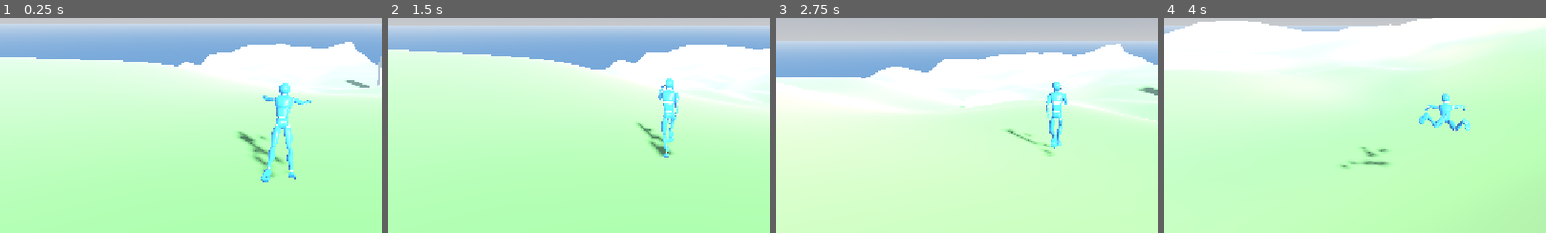
Above: before the commit, frames 1-4 (left to right).
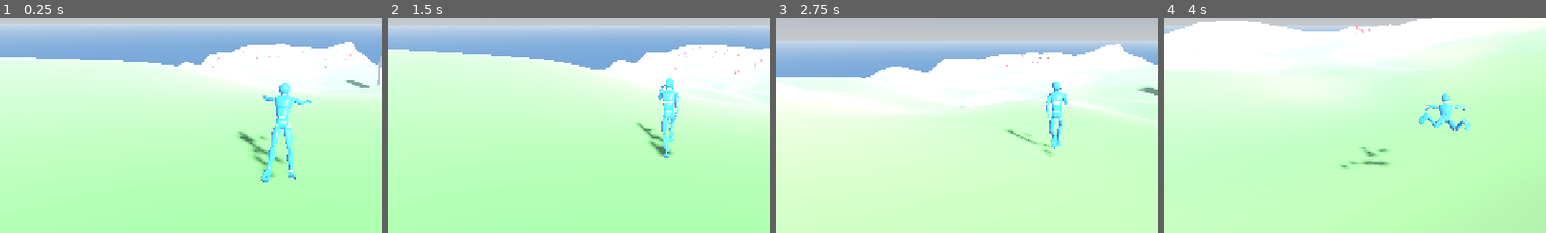
Above: after the commit, the same moments.

Repository: Gabriel42/Philosopher-s-Paradise
Game: Godot game, scene res://scenes/main/main.tscn
Same seed, same stepped clock (60 frames per second), same inputs: the game is played once before the commit and once after it.
Inputs (mouse positions are % of the whole screen's width and height, from its top left):
- Up to frame 1 (0.25 s): no input
- Up to frame 2 (1.5 s): move the mouse to (55, 50) at 0.52 s; hold W (move_forward) from 0.53 s (still down); tap Space (jump) at 0.6, 0.77, 1.07 s; move the mouse to (45, 50) at 1.27 s; tap Shift (fast_fall) at 1.35 s
- Up to frame 3 (2.75 s): keep holding W (move_forward); tap Space (jump) at 1.52, 1.55, 1.82, 2.1 s; move the mouse to (52, 48) at 2.02 s
- Up to frame 4 (4 s): keep holding W (move_forward); move the mouse to (49, 52) at 2.77 s; tap Shift (fast_fall) at 2.85 s; tap Space (jump) at 3.02, 3.05, 3.32, 3.6, 3.77 s; move the mouse to (57, 51) at 3.52 s
The pictures show only the part of the screen within x 13-63%, y 32-82%; the shares and areas given below are measured in that part.

The runs differ from the first frame. In frame 1, less than 0.1% of the frame differs, in the area x 55-92%, y 11-24%; in frame 2, less than 0.1%, in the area x 75-98%, y 13-27%; in frame 3, less than 0.1%; in frame 4, less than 0.1%.

Commit message:
Add enemies that intercept the runner, and an F3 debug panel
Small red capsules appear ahead, run downhill at a share of the runner's
speed and move sideways to cut it off. Built for many at once: a fixed
pool of plain arrays, one MultiMesh for drawing, ground height from
TerrainHeight instead of physics. Every number is in resources/enemy.tres.
F3 toggles a debug panel with the enemy touch counter, enemy count and FPS.

Co-Authored-By: Claude Opus 5.5 <noreply@anthropic.com>

Diff:
--- a/project.godot
+++ b/project.godot
@@ -58,6 +58,11 @@
 "events": [Object(InputEventKey,"resource_local_to_scene":false,"resource_name":"","device":-1,"window_id":0,"alt_press …(195 unchanged characters)…
 ]
 }
+toggle_debug={
+"deadzone": 0.2,
+"events": [Object(InputEventKey,"resource_local_to_scene":false,"resource_name":"","device":-1,"window_id":0,"alt_pressed":false,"shift_pressed":false,"ctrl_pressed":false,"meta_pressed":false,"pressed":false,"keycode":0,"physical_keycode":4194334,"key_label":0,"unicode":0,"location":0,"echo":false,"script":null)
+]
+}
 
 [physics]
 
--- /dev/null
+++ b/resources/enemy.tres
@@ -0,0 +1,6 @@
+[gd_resource type="Resource" script_class="EnemySettings" load_steps=2 format=3]
+
+[ext_resource type="Script" path="res://scripts/core/enemy_settings.gd" id="1_enemy"]
+
+[resource]
+script = ExtResource("1_enemy")
--- /dev/null
+++ b/scenes/debug/debug_menu.gd
@@ -0,0 +1,34 @@
+class_name DebugMenu
+extends CanvasLayer
+## Debug panel, shown and hidden with F3 (action "toggle_debug"): how many
+## times the runner touched an enemy, how many enemies are out, frame rate.
+
+@export var swarm: EnemySwarm
+
+var touches := 0
+
+@onready var _panel: Control = $Panel
+@onready var _label: Label = $Panel/Label
+
+
+func _ready() -> void:
+	_panel.visible = false
+	if swarm != null:
+		swarm.runner_touched.connect(_on_runner_touched)
+
+
+func _unhandled_input(event: InputEvent) -> void:
+	if event.is_action_pressed("toggle_debug"):
+		_panel.visible = not _panel.visible
+
+
+func _process(_delta: float) -> void:
+	if not _panel.visible:
+		return
+	var enemies := swarm.positions.size() if swarm != null else 0
+	_label.text = "Enemy touches: %d\nEnemies: %d\nFPS: %d" % [
+			touches, enemies, roundi(Engine.get_frames_per_second())]
+
+
+func _on_runner_touched(total: int) -> void:
+	touches = total
--- /dev/null
+++ b/scenes/debug/debug_menu.tscn
@@ -0,0 +1,29 @@
+[gd_scene load_steps=3 format=3]
+
+[ext_resource type="Script" path="res://scenes/debug/debug_menu.gd" id="1_debug"]
+
+[sub_resource type="LabelSettings" id="Label_debug"]
+font_size = 20
+outline_size = 5
+outline_color = Color(0, 0, 0, 0.7)
+
+[node name="DebugMenu" type="CanvasLayer"]
+layer = 10
+script = ExtResource("1_debug")
+
+[node name="Panel" type="PanelContainer" parent="."]
+anchors_preset = 1
+anchor_left = 1.0
+anchor_right = 1.0
+offset_left = -260.0
+offset_top = 16.0
+offset_right = -16.0
+offset_bottom = 110.0
+grow_horizontal = 0
+mouse_filter = 2
+
+[node name="Label" type="Label" parent="Panel"]
+layout_mode = 2
+mouse_filter = 2
+text = "Enemy touches: 0"
+label_settings = SubResource("Label_debug")
--- /dev/null
+++ b/scenes/enemy/enemy_swarm.gd
@@ -0,0 +1,184 @@
+class_name EnemySwarm
+extends Node3D
+## All the enemies of the level, kept cheap so there can be many at once:
+## no node or physics body per enemy, only arrays of numbers, one
+## [MultiMeshInstance3D] that draws every capsule in one go, and a fixed pool
+## (an enemy left behind is sent ahead again, nothing is created or freed
+## during a run).
+## Enemies appear ahead of the runner, run downhill (-Z) at
+## [member EnemySettings.speed_ratio] of its speed, and move sideways toward
+## where the runner will be when they meet. They follow the ground with
+## [method TerrainHeight.height_at] (no collisions: they pass through rocks).
+## Lives under the [EndlessLevel]: positions are in the level's shifted space.
+
+## Sent when the runner starts touching an enemy. [param total]: touches so far.
+signal runner_touched(total: int)
+
+## Floats per enemy in the MultiMesh buffer (a 3×4 transform).
+const _STRIDE := 12
+
+@export var settings: EnemySettings
+## The level (terrain height, width, origin shifts). Defaults to the parent.
+@export var level: EndlessLevel
+## What the enemies go after (a [Runner]; any Node3D works).
+@export var runner: Node3D
+
+## Feet of each enemy, in the level's space.
+var positions := PackedVector3Array()
+## Speed down the strip (m/s) of each enemy.
+var speeds := PackedFloat32Array()
+## Sideways speed (m/s along X) of each enemy.
+var side_speeds := PackedFloat32Array()
+## 1 while an enemy touches the runner (a touch counts once).
+var touching := PackedByteArray()
+## How many times the runner touched an enemy.
+var touches := 0
+
+var _rng := RandomNumberGenerator.new()
+var _multimesh := MultiMesh.new()
+var _buffer := PackedFloat32Array()
+var _last_runner_pos := Vector3.ZERO
+var _has_last_runner_pos := false
+
+
+func _ready() -> void:
+	if settings == null:
+		settings = EnemySettings.new()
+	if level == null:
+		level = get_parent() as EndlessLevel
+	_rng.seed = settings.spawn_seed
+	var material := StandardMaterial3D.new()
+	material.albedo_color = settings.color
+	var mesh := CapsuleMesh.new()
+	mesh.radius = settings.radius
+	mesh.height = settings.height
+	mesh.radial_segments = 12
+	mesh.rings = 4
+	mesh.material = material
+	_multimesh.transform_format = MultiMesh.TRANSFORM_3D
+	_multimesh.mesh = mesh
+	var view := MultiMeshInstance3D.new()
+	view.name = "View"
+	view.multimesh = _multimesh
+	add_child(view)
+	if level != null:
+		level.origin_shifted.connect(_on_origin_shifted)
+
+
+func _physics_process(delta: float) -> void:
+	if runner == null or level == null or level.terrain == null:
+		return
+	var pos := runner.global_position
+	var vel := Vector3.ZERO
+	if runner is CharacterBody3D:
+		vel = (runner as CharacterBody3D).velocity
+	elif _has_last_runner_pos:
+		vel = (pos - _last_runner_pos) / delta
+	_last_runner_pos = pos
+	_has_last_runner_pos = true
+	step(delta, pos, vel)
+
+
+## Moves every enemy by [param delta] seconds toward a runner at
+## [param runner_pos] (feet, level space) going at [param runner_vel], checks
+## touches, sends back the ones left behind, and updates the drawing.
+func step(delta: float, runner_pos: Vector3, runner_vel: Vector3) -> void:
+	var s := settings
+	_fit_count(runner_pos, runner_vel)
+	var target := Vector2(runner_vel.x, runner_vel.z).length() * s.speed_ratio
+	var runner_forward := maxf(-runner_vel.z, 0.0)
+	var half := level.settings.width * 0.5 - s.edge_margin
+	var origin := level.origin
+	var terrain := level.terrain
+	var low := Vector3.INF
+	var high := -Vector3.INF
+	for i in positions.size():
+		var p := positions[i]
+		var speed := move_toward(speeds[i], target, s.acceleration * delta)
+		speeds[i] = speed
+		p.z -= speed * delta
+		# Where will the runner be (sideways) when it reaches this enemy?
+		var gap := runner_pos.z - p.z
+		var closing := runner_forward - speed
+		var t := s.max_predict_time
+		if closing > 0.1:
+			t = clampf(gap / closing, 0.0, t)
+		var aim := clampf(runner_pos.x + runner_vel.x * t, -half, half)
+		var want := clampf((aim - p.x) * 3.0, -s.side_speed, s.side_speed)
+		var side := move_toward(side_speeds[i], want, s.side_acceleration * delta)
+		side_speeds[i] = side
+		p.x = clampf(p.x + side * delta, -half, half)
+		p.y = terrain.height_at(p.x + origin.x, p.z + origin.z) - origin.y
+		positions[i] = p
+		_check_touch(i, p, runner_pos)
+		if p.z > runner_pos.z + s.recycle_distance:
+			_spawn(i, runner_pos, target)
+		var b := i * _STRIDE
+		p = positions[i]
+		_buffer[b + 3] = p.x
+		_buffer[b + 7] = p.y + s.height * 0.5
+		_buffer[b + 11] = p.z
+		low = low.min(p)
+		high = high.max(p)
+	if positions.is_empty():
+		return
+	_multimesh.buffer = _buffer
+	var grow := Vector3(s.radius, s.height, s.radius)
+	_multimesh.custom_aabb = AABB(low - grow, high - low + grow * 2.0)
+
+
+func _check_touch(i: int, p: Vector3, runner_pos: Vector3) -> void:
+	var s := settings
+	var apart := Vector2(p.x - runner_pos.x, p.z - runner_pos.z).length()
+	var overlap := apart < s.radius + s.runner_radius \
+			and p.y < runner_pos.y + s.runner_height \
+			and p.y + s.height > runner_pos.y
+	if overlap and touching[i] == 0:
+		touches += 1
+		runner_touched.emit(touches)
+	touching[i] = 1 if overlap else 0
+
+
+## Puts enemy [param i] ahead of the runner, running at [param speed].
+func _spawn(i: int, runner_pos: Vector3, speed: float) -> void:
+	var s := settings
+	var half := level.settings.width * 0.5 - s.edge_margin
+	var p := Vector3(_rng.randf_range(-half, half), 0.0, 0.0)
+	p.z = runner_pos.z - s.spawn_distance - _rng.randf_range(0.0, s.spawn_spread)
+	var origin := level.origin
+	p.y = level.terrain.height_at(p.x + origin.x, p.z + origin.z) - origin.y
+	positions[i] = p
+	speeds[i] = speed
+	side_speeds[i] = 0.0
+	touching[i] = 0
+
+
+## Grows or shrinks the pool to [member EnemySettings.count] (also when it is
+## changed while playing).
+func _fit_count(runner_pos: Vector3, runner_vel: Vector3) -> void:
+	var count := maxi(settings.count, 0)
+	var old := positions.size()
+	if count == old:
+		return
+	positions.resize(count)
+	speeds.resize(count)
+	side_speeds.resize(count)
+	touching.resize(count)
+	var speed := Vector2(runner_vel.x, runner_vel.z).length() * settings.speed_ratio
+	for i in range(old, count):
+		_spawn(i, runner_pos, speed)
+	_buffer.resize(count * _STRIDE)
+	for i in count:
+		var b := i * _STRIDE
+		for k in [0, 1, 2, 4, 5, 6, 8, 9, 10]:
+			_buffer[b + k] = 0.0
+		_buffer[b] = 1.0
+		_buffer[b + 5] = 1.0
+		_buffer[b + 10] = 1.0
+	_multimesh.instance_count = count
+
+
+func _on_origin_shifted(delta: Vector3) -> void:
+	for i in positions.size():
+		positions[i] -= delta
+	_last_runner_pos -= delta
--- a/scenes/main/main.tscn
+++ b/scenes/main/main.tscn
@@ -1,8 +1,11 @@
-[gd_scene load_steps=7 format=3]
+[gd_scene load_steps=10 format=3]
 
 [ext_resource type="Script" path="res://scenes/main/main.gd" id="1_main"]
 [ext_resource type="PackedScene" path="res://scenes/level/endless_level.tscn" id="2_level"]
 [ext_resource type="PackedScene" path="res://scenes/player/runner.tscn" id="3_runner"]
+[ext_resource type="Script" path="res://scenes/enemy/enemy_swarm.gd" id="4_swarm"]
+[ext_resource type="Resource" path="res://resources/enemy.tres" id="5_enemy"]
+[ext_resource type="PackedScene" path="res://scenes/debug/debug_menu.tscn" id="6_debug"]
 
 [sub_resource type="ProceduralSkyMaterial" id="Sky_mat"]
 ground_bottom_color = Color(0.36, 0.52, 0.74, 1)
@@ -35,3 +38,11 @@
 runner = NodePath("Runner")
 
 [node name="Runner" parent="EndlessLevel" instance=ExtResource("3_runner")]
+
+[node name="EnemySwarm" type="Node3D" parent="EndlessLevel" node_paths=PackedStringArray("runner")]
+script = ExtResource("4_swarm")
+settings = ExtResource("5_enemy")
+runner = NodePath("../Runner")
+
+[node name="DebugMenu" parent="." node_paths=PackedStringArray("swarm") instance=ExtResource("6_debug")]
+swarm = NodePath("../EndlessLevel/EnemySwarm")
--- /dev/null
+++ b/scripts/core/enemy_settings.gd
@@ -0,0 +1,46 @@
+class_name EnemySettings
+extends Resource
+## Every number of the enemies (resources/enemy.tres).
+## Enemies appear ahead of the runner, run downhill a little slower than it,
+## and move sideways to cut it off. Speeds in m/s, accelerations in m/s².
+
+## How many enemies are out at once (can be changed while playing).
+@export_range(0, 5000) var count := 40
+## Seed of the spawn spots, so runs stay reproducible.
+@export var spawn_seed := 7
+
+@export_group("Body")
+@export var radius := 0.3
+## Full height of the capsule (the runner is 1.8 m).
+@export var height := 1.0
+@export var color := Color(0.85, 0.08, 0.08)
+
+@export_group("Speed")
+## Part of the runner's speed an enemy tries to run at (below 1: the runner
+## catches up, so they meet).
+@export_range(0.0, 2.0) var speed_ratio := 0.8
+## How fast an enemy gets to that speed (a sudden boost leaves it behind).
+@export var acceleration := 20.0
+
+@export_group("Intercept")
+## Top sideways speed when cutting the runner off.
+@export var side_speed := 10.0
+## How fast the sideways speed changes (lower = easier to wrong-foot).
+@export var side_acceleration := 20.0
+## Furthest ahead (seconds) an enemy guesses where the runner will be.
+@export var max_predict_time := 4.0
+
+@export_group("Spawning")
+## Enemies appear at least this far ahead of the runner...
+@export var spawn_distance := 120.0
+## ...plus a random distance up to this, so they don't all come at once.
+@export var spawn_spread := 120.0
+## An enemy this far behind the runner is sent ahead again.
+@export var recycle_distance := 20.0
+## Enemies keep this far from the sides of the strip.
+@export var edge_margin := 2.0
+
+@export_group("Runner hitbox")
+## Size of the runner when checking touches (matches its collision capsule).
+@export var runner_radius := 0.4
+@export var runner_height := 1.8
--- /dev/null
+++ b/tests/enemy/test_enemy_swarm.gd
@@ -0,0 +1,142 @@
+extends TestCase
+## Enemies: speed matching, interception, dodging, touches, recycling,
+## origin shift, live count. Moves a pretend runner by hand and calls
+## EnemySwarm.step() at 60 Hz (no physics, no Runner).
+
+const DT := 1.0 / 60.0
+
+var level: EndlessLevel
+var swarm: EnemySwarm
+
+
+func before_each() -> void:
+	level = EndlessLevel.new()
+	level.settings = TerrainSettings.new()
+	swarm = EnemySwarm.new()
+	swarm.settings = EnemySettings.new()
+	swarm.settings.count = 1
+	level.add_child(swarm)
+	keep(level)
+	level.set_physics_process(false)
+	swarm.set_physics_process(false)
+
+
+## Puts enemy 0 at [param x], [param distance] forward, running at [param speed].
+func _place(x: float, distance: float, speed: float) -> void:
+	swarm.step(0.0, level.surface_point(0.0, 0.0), Vector3.ZERO)  # fills the pool
+	swarm.positions[0] = level.surface_point(x, distance)
+	swarm.speeds[0] = speed
+
+
+## Runs a runner from ([param x], [param distance]) at [param vel] for
+## [param seconds], on the ground. Returns its last position.
+func _run(x: float, distance: float, vel: Vector3, seconds: float) -> Vector3:
+	var pos := level.surface_point(x, distance)
+	for frame in roundi(seconds / DT):
+		pos = level.surface_point(pos.x + vel.x * DT, -(pos.z + vel.z * DT))
+		swarm.step(DT, pos, vel)
+	return pos
+
+
+func test_runs_at_its_share_of_the_runner_speed() -> void:
+	_place(30.0, 200.0, 0.0)
+	_run(-30.0, 0.0, Vector3(0, 0, -30), 3.0)
+	assert_near(swarm.speeds[0], 30.0 * 0.8, 0.01)
+
+
+func test_a_sudden_boost_leaves_it_behind() -> void:
+	_place(30.0, 300.0, 24.0)
+	var pos := _run(-30.0, 0.0, Vector3(0, 0, -60), 0.25)
+	# 20 m/s² for 0.25 s: 24 -> 29, far from the 48 it wants.
+	assert_near(swarm.speeds[0], 29.0, 0.1)
+	assert_true(pos.z < 0.0)
+
+
+func test_follows_the_ground() -> void:
+	_place(10.0, 150.0, 20.0)
+	_run(0.0, 0.0, Vector3(0, 0, -25), 1.0)
+	var p := swarm.positions[0]
+	assert_near(p.y, level.terrain.height_at(p.x, p.z), 0.001)
+
+
+func test_cuts_off_a_runner_going_straight() -> void:
+	_place(15.0, 100.0, 24.0)
+	_run(0.0, 0.0, Vector3(0, 0, -30), 20.0)
+	assert_eq(swarm.touches, 1, "the enemy 15 m to the side got in the way")
+
+
+func test_aims_where_the_runner_will_be() -> void:
+	_place(0.0, 150.0, 24.0)
+	# Runner drifting right at 3 m/s: the enemy (6 m/s closing, 4 s look-ahead)
+	# heads for 12 m right of the runner.
+	var pos := _run(0.0, 0.0, Vector3(3, 0, -30), 3.0)
+	assert_true(swarm.positions[0].x > pos.x + 5.0,
+			"enemy leads the runner: %.1f vs %.1f" % [swarm.positions[0].x, pos.x])
+
+
+func test_a_late_sidestep_dodges() -> void:
+	_place(0.0, 60.0, 24.0)
+	var pos := level.surface_point(0.0, 0.0)
+	var vel := Vector3(0, 0, -30)
+	while swarm.positions[0].z < pos.z + 5.0:  # until the enemy is behind
+		if pos.z - swarm.positions[0].z < 5.0:
+			vel.x = 15.0  # sidestep at the last moment
+		pos = level.surface_point(pos.x + vel.x * DT, -(pos.z + vel.z * DT))
+		swarm.step(DT, pos, vel)
+	assert_eq(swarm.touches, 0)
+
+
+func test_a_touch_counts_once() -> void:
+	swarm.settings.speed_ratio = 1.0
+	var sent: Array[int] = []
+	swarm.runner_touched.connect(func(total: int) -> void: sent.append(total))
+	_place(0.3, 0.0, 20.0)
+	var pos := _run(0.0, 0.0, Vector3(0, 0, -20), 0.5)  # running side by side
+	assert_eq(swarm.touches, 1)
+	swarm.positions[0].x += 5.0  # apart...
+	pos = _run(pos.x, -pos.z, Vector3(0, 0, -20), 0.1)
+	swarm.positions[0] = pos  # ...and touching again
+	swarm.step(DT, pos, Vector3(0, 0, -20))
+	assert_eq(swarm.touches, 2)
+	assert_eq(sent, [1, 2] as Array[int])
+
+
+func test_jumping_over_does_not_touch() -> void:
+	_place(0.0, 0.0, 0.0)
+	swarm.step(DT, swarm.positions[0] + Vector3.UP * 1.2, Vector3.ZERO)
+	assert_eq(swarm.touches, 0)
+
+
+func test_left_behind_goes_ahead_again() -> void:
+	_place(0.0, 0.0, 24.0)
+	swarm.positions[0] = level.surface_point(0.0, 100.0 - 25.0)
+	swarm.step(DT, level.surface_point(0.0, 100.0), Vector3(0, 0, -30))
+	var ahead := -swarm.positions[0].z - 100.0
+	var s := swarm.settings
+	assert_between(ahead, s.spawn_distance - 1.0, s.spawn_distance + s.spawn_spread + 1.0)
+	assert_near(swarm.speeds[0], 24.0, 0.01)
+
+
+func test_origin_shift_keeps_enemies_in_place() -> void:
+	var mover := Node3D.new()
+	level.add_child(mover)
+	level.runner = mover
+	mover.position = level.surface_point(0.0, 2500.0)
+	_place(5.0, 2600.0, 20.0)
+	var real := swarm.positions[0] + level.origin
+	level.check_origin_shift()
+	assert_true(level.origin.length() > 1000.0, "the world shifted")
+	assert_near(swarm.positions[0] + level.origin, real, 0.01)
+
+
+func test_count_can_change_while_playing() -> void:
+	var pos := level.surface_point(0.0, 0.0)
+	swarm.settings.count = 50
+	swarm.step(DT, pos, Vector3.ZERO)
+	assert_eq(swarm.positions.size(), 50)
+	var view := swarm.get_node("View") as MultiMeshInstance3D
+	assert_eq(view.multimesh.instance_count, 50)
+	swarm.settings.count = 10
+	swarm.step(DT, pos, Vector3.ZERO)
+	assert_eq(swarm.positions.size(), 10)
+	assert_eq(view.multimesh.instance_count, 10)
Not shown, added: scenes/debug/debug_menu.gd.uid
Not shown, added: scenes/enemy/enemy_swarm.gd.uid
Not shown, added: scripts/core/enemy_settings.gd.uid
Not shown, added: tests/enemy/test_enemy_swarm.gd.uid
Not shown, changed: CLAUDE.md
Not shown, changed: docs/TODO.md
Not shown, changed: docs/design.md
Not shown, changed: docs/verified.md
